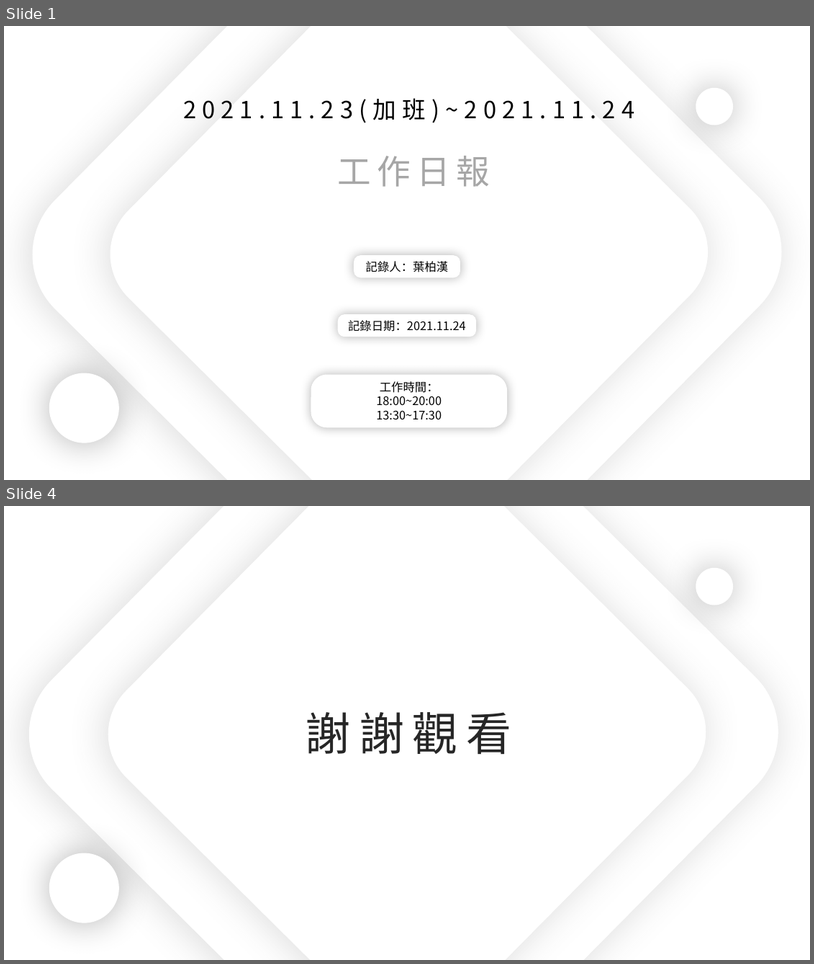
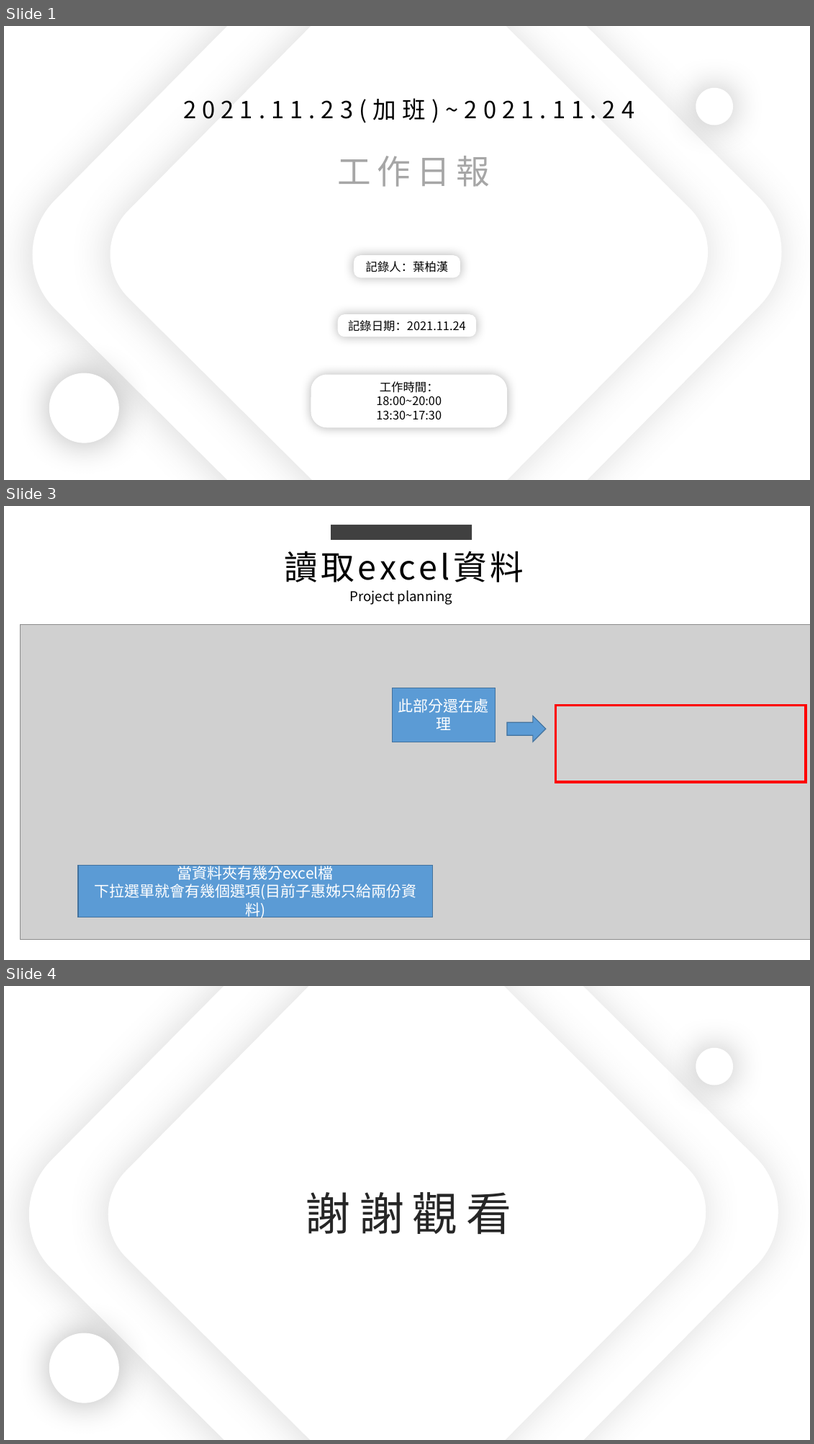
Before and after one commit to ZheHong1021/ExcelSystem, a slide deck: 工作日報_葉柏漢/2021.11/2021.11.23(加班)_2021.11.24工作日報_葉柏漢.pptx. Shown one above the other, each under a label of ours: slides 1 and 4 before the commit, slides 1, 3 and 4 after it; the slides between them are not shown. The pictures are 814x964 and 814x1444 pixels, drawn with LibreOffice and Linux fonts; fonts in the diff are those of the drawing; grey boxes stand for pictures. Boxes give left, top, right and bottom in pixels: in the first picture for what was removed or moved away, otherwise in the second. Text is boxed around its words. In the diff, an @@ line names an element or a change of style, - is before the commit and + after.

```diff
--- a/工作日報_葉柏漢/2021.11/2021.11.23(加班)_2021.11.24工作日報_葉柏漢.pptx
+++ b/工作日報_葉柏漢/2021.11/2021.11.23(加班)_2021.11.24工作日報_葉柏漢.pptx
@@ slide 3 added at box(4, 506, 810, 960), background #FFFFFF @@
@@ rectangle added at box(332, 525, 472, 540), fill #404040 @@
@@ text added at box(284, 551, 355, 582), 40 pt, text #000000 @@
+讀取excel資料
@@ text added at box(350, 590, 453, 605), 16 pt, text #000000 @@
+Project planning
@@ picture added at box(21, 625, 810, 939) @@
@@ rectangle added at box(392, 688, 495, 742), fill #5B9BD5, outline #43739E 1 pt, 18 pt, text #FFFFFF @@
+此部分還在處理
@@ right arrow added at box(507, 716, 546, 742), fill #5B9BD5, outline #43739E 1 pt @@
@@ rectangle added at box(556, 705, 806, 782), outline #FF0000 3 pt @@
@@ rectangle added at box(78, 865, 433, 917), fill #5B9BD5, outline #43739E 1 pt, 18 pt, text #FFFFFF @@
+當資料夾有幾分excel檔
+下拉選單就會有幾個選項(目前子惠姊只給兩份資料)
```
Also in this commit, not shown: 1 slide changed, 1 slide removed, 6 other files.
